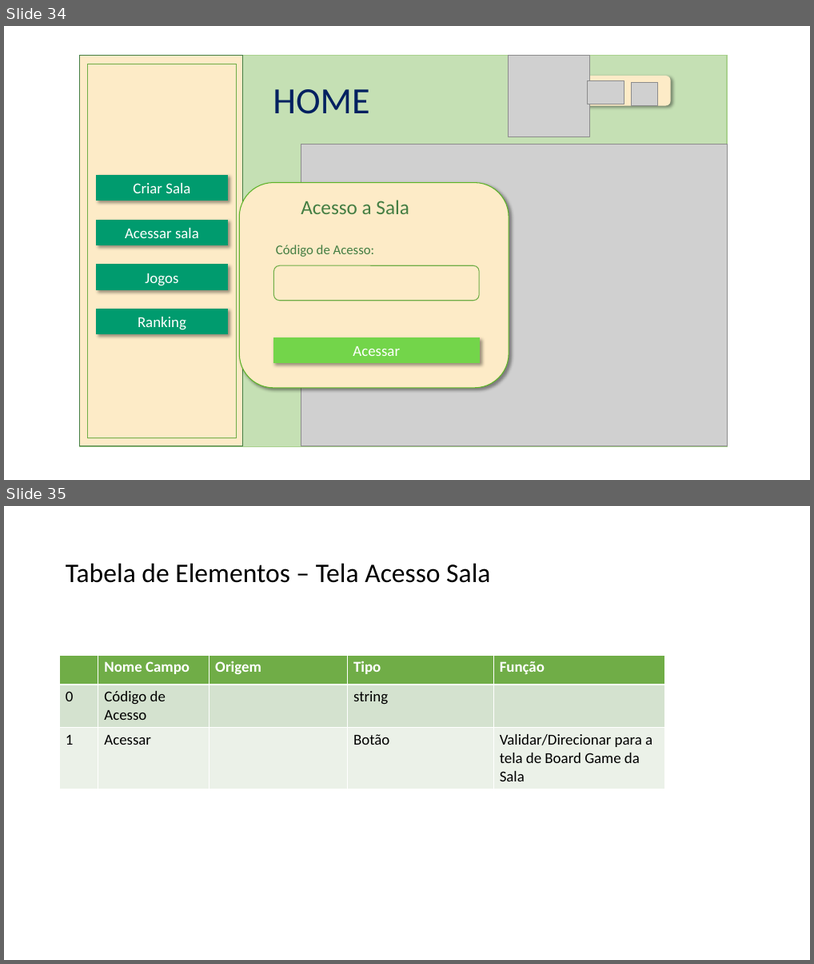
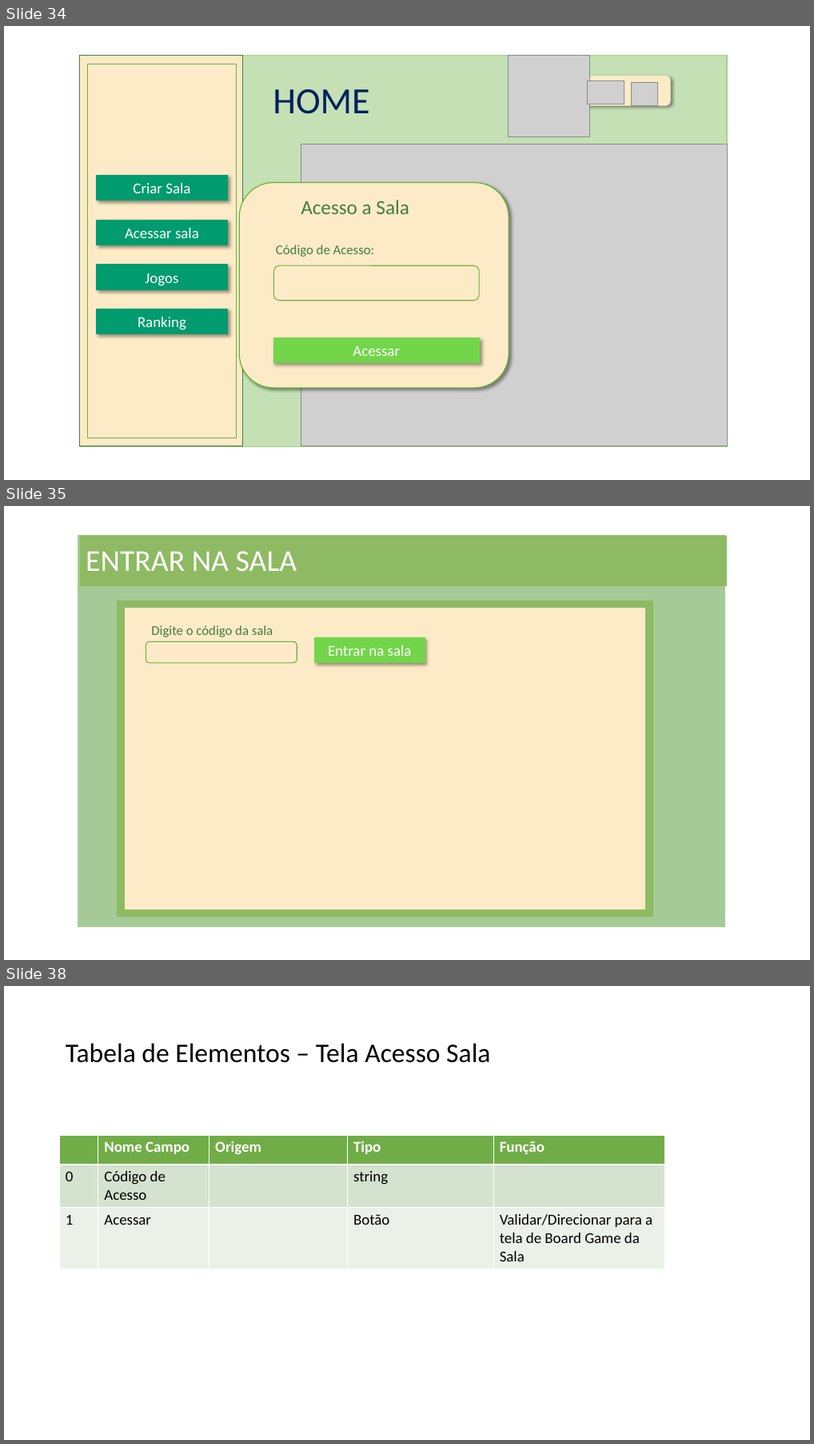
Before and after one commit to NathanReis/FTT-Recicla, a slide deck: DocumentacaoProjeto/Protótipo_Visual.pptx. Shown one above the other, each under a label of ours: slides 34 and 35 before the commit, slides 34, 35 and 38 after it; the slides between them are not shown. The pictures are 814x964 and 814x1444 pixels, drawn with LibreOffice and Linux fonts; fonts in the diff are those of the drawing; grey boxes stand for pictures. Boxes give left, top, right and bottom in pixels: in the first picture for what was removed or moved away, otherwise in the second. Text is boxed around its words. In the diff, an @@ line names an element or a change of style, - is before the commit and + after.

```diff
--- a/DocumentacaoProjeto/Protótipo_Visual.pptx
+++ b/DocumentacaoProjeto/Protótipo_Visual.pptx
@@ slide 35 added at (4,506,810,960), background #FFFFFF @@
@@ rectangle added at (78,536,725,927), fill #A5CA97, outline #A9D18E 1 pt @@
@@ rectangle added at (80,536,727,587), fill #8DBA62 @@
@@ text added at (86,551,298,571), 36 pt, text #FFFFFF @@
+ENTRAR NA SALA
@@ rectangle added at (117,600,653,916), fill #8DBA62, outline #8DBA62 1 pt @@
@@ rounded rectangle added at (124,608,646,909), fill #FDEBC7, outline #8DBA62 1 pt @@
@@ text added at (151,625,273,637), 16 pt, text #447E43 @@
+Digite o código da sala
@@ rounded rectangle added at (146,641,298,663), outline #70AD47 1 pt @@
@@ rectangle added at (315,638,425,663), fill #73D54A, outline #73D54A 1 pt, 18 pt, text #FFFFFF @@
+Entrar na sala
@@ what was slide 35 is now slide 38 @@
```
Also in this commit, not shown: 1 slide changed, 2 other slides added, 2 other files.
